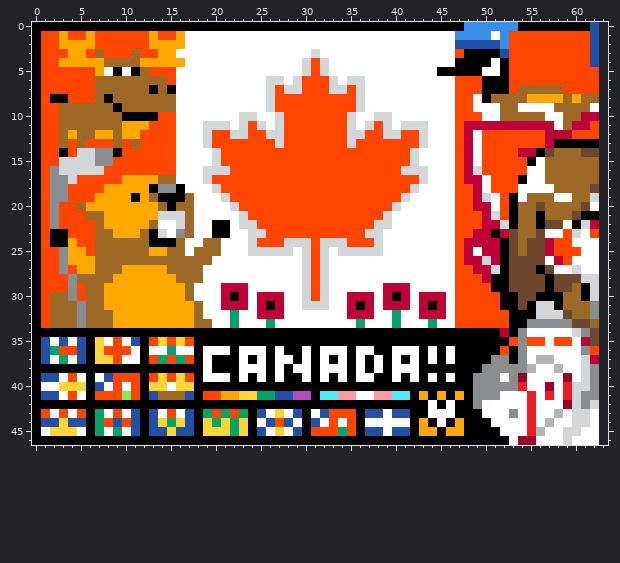
File history of a pixel-art sprite, pictures/canada.full.png. This is how it looked before the edit.
The file is 63x47 pixels. Colours within 5 levels of each other are drawn and written as one. The old version is drawn lined up with the new one, on the new canvas.
Once edited:
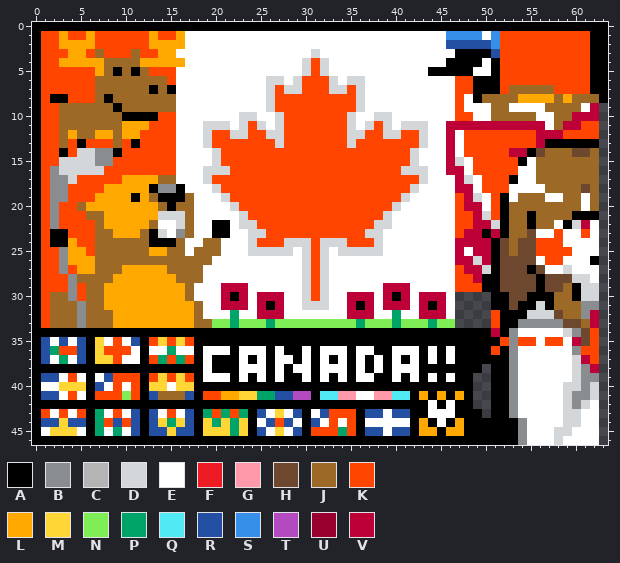
Palette (. is transparent): A #000000  B #898d90  C #b4b4b4  D #d4d7d9  E #ffffff  F #ed1c24  G #ff99aa  H #6d482f  J #9c6926  K #ff4500  L #ffa800  M #ffd635  N #7eed56  P #00a368  Q #51e9f4  R #2450a4  S #3690ea  T #b44ac0  U #990030  V #be0039
Author's note on the commit: Sync canada flag design with autoplacer
Difference:
canvas 63x47 -> 64x47
Changed rows in their new state; - is an unchanged pixel.
first column x 5:
 0 -------------------------------------------AAAAAA--------AA
 1 -----------------------------------------S---ESK---------AA
 2 -----------------------------------------R----SK---------AA
 3 ------------------------------------------A---RK---------AA
 4 -----------------------------------------A---EAK---------AA
 5 ---J-J---------------------------------A----E-AK---------AA
 6 --------------------------------------------A--K---------AA
 7 --------------------------------------------A--KJ----K---AA
 8 -------------------------------------------EAJ---L---JLJ--A
 9 -------------------------------------------E--J-E---J---EV-
10 --------------------------------------------E-J----E-J-V---
11 -----------------------------------------VV---------EJV-K--
12 -----------------------------------------VEKK------V--K----
13 A-----A----------------------------------VEKK------VA------
14 -----------------------------------------VEKK---V-AHJ--H-J-
15 -----------------------------------------VDEK----AEJ-------
16 -----------------------------------------VVEK----E-J-------
17 ------------------------------------------VDEK--AE-J-------
18 ------------------------------------------VVEK--E---J---HJ-
19 -------------------------------------------VDEKAEJ--E-J-EJ-
20 -------------------------------------------V-EKAJ--J----EJ-
21 --------------------------------------------VDKAJ-AJ---A---
22 --------------------------------------------V-DAJ-AJJEADVE-
23 -------------------------------------------V-AVAJ-HE-KEEKE-
24 ------------------------------------------V---AHJH-KK-E----
25 ------------------------------------------VEV-AHJH-KK--E---
26 ------------------------------------------V-DVAH---EKKE--A-
27 -------------------------------------------V-DAH--AHE-DE---
28 --------------------------------------------VA-H---AH--D-E-
29 ---------------------------------------------A-H---AH-JAD--
30 ------------------------------------------....A-H-A--J-AD--
31 ------------------------------------------....A-HA--AJ--B--
32 ------------------------------------------....-A--D--HJ-BV-
33 ---------------NN-NNN-NNNNNNNNN-NNN-NNN-NN....-A-B----H-JV-
34 ----------------------------------------------VABE----DBHK-
35 -----------------------------------------------KBK-EK-EVHK-
36 ----------------------------------------------KABE-----BK--
37 ----------------------------------------------AABE-EE--DVK-
38 ---------------------------------------------.AA-EE--E-DBV-
39 --------------------------------------------..AA-E----EDB--
40 --------------------------------------------..AA-E--E-D-BD-
41 --------------------------------------------..AAB-E-E-DB-D-
42 --------------------------------------------..AAB-E---DBDE-
43 ---------------------------------------------.AA--E--ED-E--
44 ----------------------------------------------AAABE-E-D-E--
45 -----------------------------------------------AABEE-D-E---
46 ------------------------------------------------ABE--DE----
Where, in picture pixels (left, top, right, bottom), the same in both pictures:
changed: (212, 22, 608, 445)
changed: (104, 67, 131, 76)
changed: (77, 139, 86, 148)
changed: (131, 139, 140, 148)
